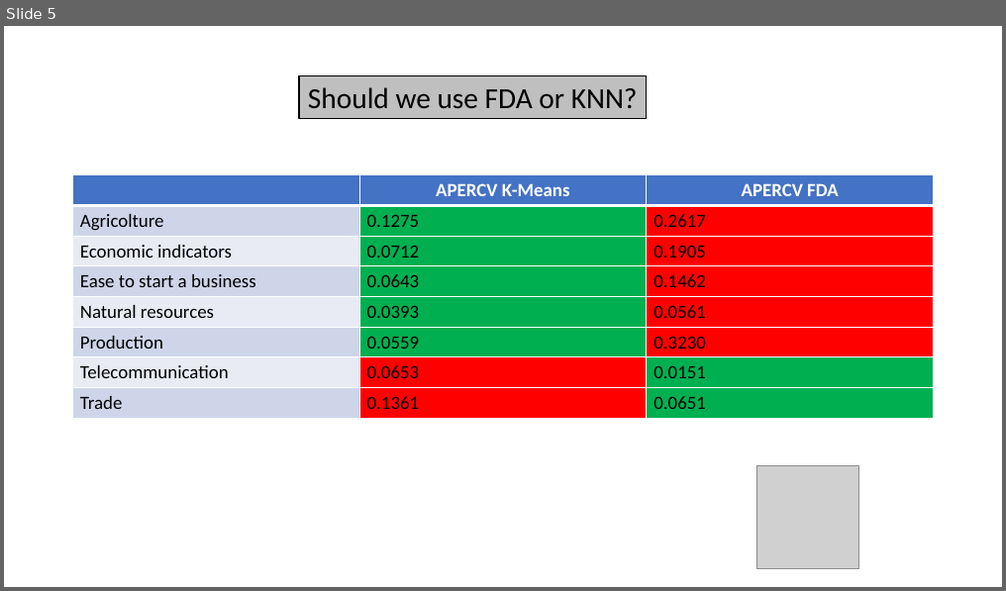
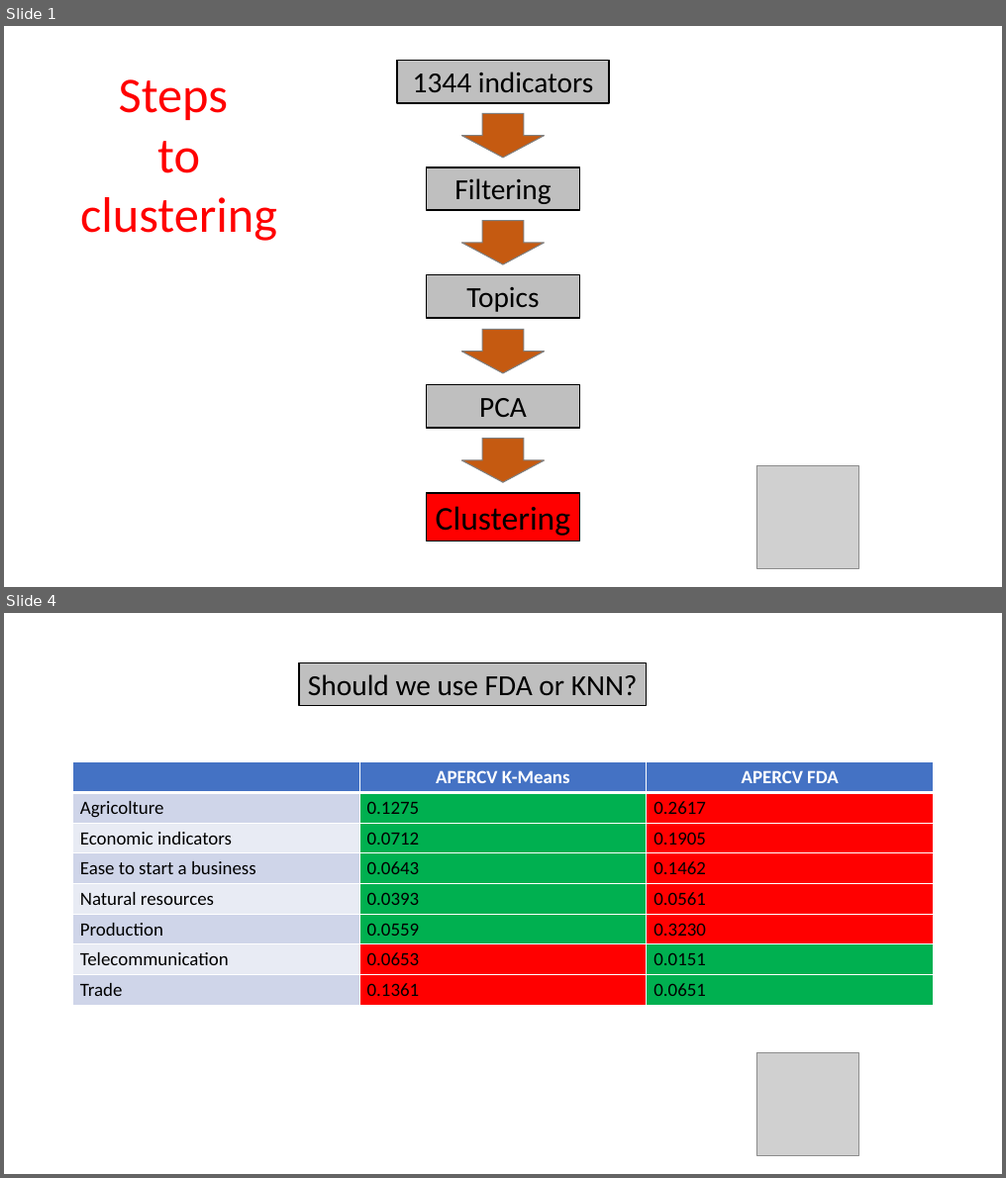
Before and after one commit to skiamu/StatApp_test, a slide deck: AAA-Final presentation/PresentazioneMowy.pptx. Shown one above the other, each under a label of ours: slide 5 before the commit, slides 1 and 4 after it; the slides between them are not shown. The pictures are 1006x591 and 1006x1178 pixels, drawn with LibreOffice and Linux fonts; fonts in the diff are those of the drawing; grey boxes stand for pictures. Boxes give left, top, right and bottom in pixels: in the first picture for what was removed or moved away, otherwise in the second. Text is boxed around its words. In the diff, an @@ line names an element or a change of style, - is before the commit and + after.

```diff
--- a/AAA-Final presentation/PresentazioneMowy.pptx
+++ b/AAA-Final presentation/PresentazioneMowy.pptx
@@ slide 1 added at (4,26,1002,587), background #FFFFFF @@
@@ text added at (80,79,277,241), 48 pt, text #FF0000 @@
+Steps
+to
+clustering
@@ rectangle added at (397,61,609,103), fill #BFBFBF, outline #000000 1.5 pt, 28 pt, text #000000 @@
+1344 indicators
@@ down arrow added at (462,113,545,158), fill #C55A11, outline #808080 1 pt @@
@@ rectangle added at (426,168,580,210), fill #BFBFBF, outline #000000 1.5 pt, 28 pt, text #000000 @@
+Filtering
@@ down arrow added at (462,221,545,265), fill #C55A11, outline #808080 1 pt @@
@@ rectangle added at (426,275,580,318), fill #BFBFBF, outline #000000 1.5 pt, 28 pt, text #000000 @@
+Topics
@@ down arrow added at (462,329,545,373), fill #C55A11, outline #808080 1 pt @@
@@ rectangle added at (426,385,580,428), fill #BFBFBF, outline #000000 1.5 pt, 28 pt, text #000000 @@
+PCA
@@ down arrow added at (462,439,545,482), fill #C55A11, outline #808080 1 pt @@
@@ picture added at (756,467,859,569) @@
@@ rectangle added at (426,493,580,541), fill #FF0000, outline #000000 1.5 pt, 32 pt, text #000000 @@
+Clustering
@@ what was slide 5 is now slide 4 @@
```
Also in this commit, not shown: 2 slides changed, 3 slides removed.
